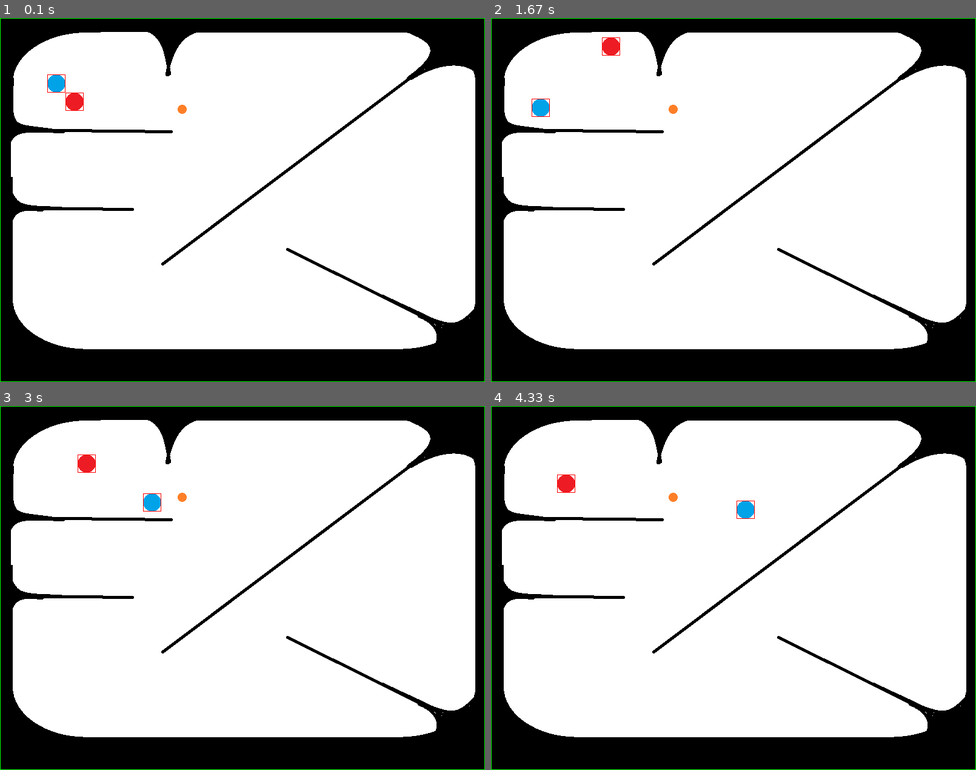
Above: before the commit, frames 1-4 (two rows, left to right).
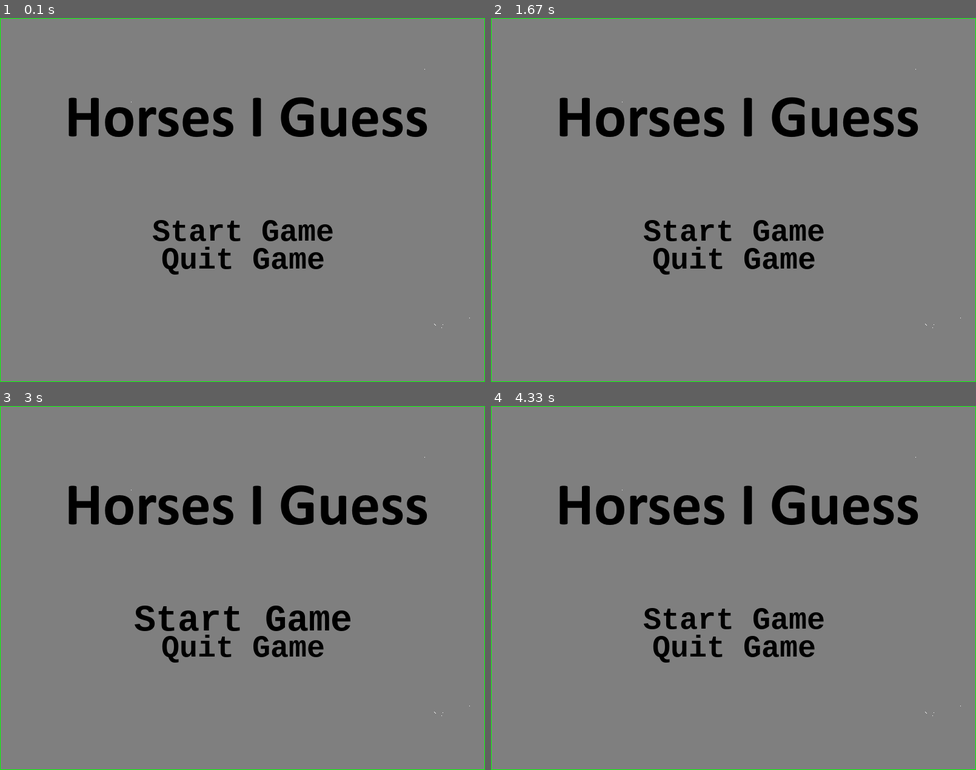
Above: after the commit, the same moments.

Repository: amabella-aguiluz/bellas-projects
Game: pygame game, started from python/pygame/hrt.py
Two runs of this game, one before a commit and one after it. Both use one fixed random seed, a clock stepped at 60 frames per second and the inputs below.
Inputs (mouse positions are in pixels of both pictures, inside the frame that each line leads up to):
- Up to frame 1 (0.1 s): no input
- Up to frame 2 (1.67 s): click (733, 229) at 0.38 s; press the mouse at (733, 261) at 0.7 s; move the mouse to (782, 207) at 0.8 s; release the mouse at (835, 152) at 0.93 s; click (733, 229) at 1.05 s; press the mouse at (733, 261) at 1.37 s; move the mouse to (641, 189) at 1.47 s; release the mouse at (549, 119) at 1.6 s
- Up to frame 3 (3 s): click (281, 609) at 2.72 s
- Up to frame 4 (4.33 s): press the mouse at (733, 617) at 3.03 s; move the mouse to (791, 566) at 3.13 s; release the mouse at (849, 518) at 3.27 s; press the mouse at (733, 617) at 3.87 s; move the mouse to (762, 617) at 3.97 s; release the mouse at (791, 620) at 4.1 s; press the mouse at (733, 617) at 4.2 s; move the mouse to (748, 551) at 4.3 s

The runs differ from the first frame. In frame 1, 99% of the frame differs, in the area x 0-100%, y 0-100%; in frame 2, 99%; in frame 3, 99%; in frame 4, 99%.

Commit message:
added a title screen must make "start game" button functional "quit game" button is working

Diff:
--- a/python/pygame/hrt.py
+++ b/python/pygame/hrt.py
@@ -1,21 +1,27 @@
 import pygame
-import os
 import random
 import math
-# global maze_rect
-# global maze_mask
-
-    ######## initializing game ########
-
+import pygame.freetype
+from pygame.sprite import Sprite
+from pygame.rect import Rect
+from enum import Enum
+
+######## initializing game ########
+pygame.init()
 SCREEN_WIDTH = 800
 SCREEN_HEIGHT = 600
-screen = pygame.display.set_mode((SCREEN_WIDTH, SCREEN_HEIGHT)) # set screen size (width, height)
-clock = pygame.time.Clock() # set fps
-velocity = 1.5 # speed of horse
-running = True # keep game loop running
-    #-- maze
-maze_image = pygame.image.load("assets/map_test.png").convert_alpha()  # convert for faster pixel access
+screen = pygame.display.set_mode((SCREEN_WIDTH, SCREEN_HEIGHT))  # set screen size (width, height)
+clock = pygame.time.Clock()  # set fps
+velocity = 1.5  # speed of horse
+running = True  # keep game loop running
+
+title_img = pygame.image.load("assets/title.png").convert_alpha()
+
+# -- maze
+maze_image = pygame.image.load("assets/map_test.png").convert_alpha()
 maze_rect = maze_image.get_rect()
+
+
 def create_wall_mask(surface):
     mask = pygame.Mask(surface.get_size())
     surface.lock()
@@ -27,47 +33,42 @@
     surface.unlock()
     return mask
 
+
 maze_mask = create_wall_mask(maze_image)
 
-# maze_mask.invert()
-    #-- maze
-    #-- velocity
+# -- velocity
 v_temp1 = random.choice([-1, 1]) * velocity
 v_temp2 = random.choice([-1, 1]) * velocity
-    #-- velocity
-    ######## initializing game ########
-
-
+######## initializing game ########
+
+
+# -- goal
 class Goal:
-
     def __init__(self, x, y, image_path):
-        self.x = x # x position of goal
-        self.y = y # x position of goal
-        self.image = pygame.image.load(image_path).convert_alpha() # load goal image
+        self.x = x
+        self.y = y
+        self.image = pygame.image.load(image_path).convert_alpha()
         self.g_mask = pygame.mask.from_surface(self.image)
-        self.rect = self.image.get_rect(center = (x, y))
+        self.rect = self.image.get_rect(center=(x, y))
+
     def draw(self, surface):
         surface.blit(self.image, self.rect)
 
-    #-- goal
-    #-- goal
-
-    # initialize horse object
+
+# -- horse
 class Horse:
     def __init__(self, name, x, y, image_path, velocity_x, velocity_y):
         self.name = name
-        self.x = x # starting x position
-        self.y = y # starting y position
-        self.velocity_x = velocity_x # velocity direction x
-        self.velocity_y = velocity_y # velocity direction y
-        self.image = pygame.image.load(image_path).convert_alpha() #load image
-        self.rect = self.image.get_rect(center =(x, y))
+        self.x = x
+        self.y = y
+        self.velocity_x = velocity_x
+        self.velocity_y = velocity_y
+        self.image = pygame.image.load(image_path).convert_alpha()
+        self.rect = self.image.get_rect(center=(x, y))
         self.h_mask = pygame.mask.from_surface(self.image)
 
-
-    def draw(self, surface): # display self
+    def draw(self, surface):
         surface.blit(self.image, self.rect)
-
 
     def move(self, maze_rect, maze_mask):
         steps = int(max(abs(self.velocity_x), abs(self.velocity_y)) * 2) + 1
@@ -83,160 +84,168 @@
             collision = maze_mask.overlap(self.h_mask, offset)
 
             if collision:
-                # Generate a new random angle (in radians)
+                # bounce in new random direction
                 angle = random.uniform(0, 2 * math.pi)
-
-                # Keep the same speed magnitude
                 speed = math.hypot(self.velocity_x, self.velocity_y)
-
-                # New direction
                 self.velocity_x = math.cos(angle) * speed
                 self.velocity_y = math.sin(angle) * speed
-
-                # Move slightly in the new direction to avoid getting stuck
                 self.x += self.velocity_x
                 self.y += self.velocity_y
                 self.rect.center = (self.x, self.y)
-                break  # Stop after bounce
-
-
-        # Clamp to screen bounds
+                break
+
+        # clamp to screen
         self.x = max(0, min(self.x, SCREEN_WIDTH))
         self.y = max(0, min(self.y, SCREEN_HEIGHT))
         self.rect.center = (self.x, self.y)
 
     def bounce_velocity(self):
         angle = math.atan2(self.velocity_y, self.velocity_x)
-        deviation = random.uniform(-math.pi / 3, math.pi / 3)  # ±60 degrees
-        new_angle = angle + math.pi + deviation  # Reverse + random
-
+        deviation = random.uniform(-math.pi / 3, math.pi / 3)  # ±60°
+        new_angle = angle + math.pi + deviation
         speed = math.hypot(self.velocity_x, self.velocity_y)
         self.velocity_x = math.cos(new_angle) * speed
         self.velocity_y = math.sin(new_angle) * speed
 
-
-
     def check_maze_collision(self, maze_rect, maze_mask):
         offset = (int(self.rect.left - maze_rect.left), int(self.rect.top - maze_rect.top))
         return self.h_mask.overlap(maze_mask, offset)
 
-
-
-
     def bounce_off_walls(self, maze_rect, maze_mask):
-        # Randomize bounce direction (±60°)
         angle = math.atan2(self.velocity_y, self.velocity_x)
-        deviation = random.uniform(-math.pi / 3, math.pi / 3)  # ±60 degrees
-        new_angle = angle + math.pi + deviation  # Reflect + randomize
-
-        # Keep the original speed
+        deviation = random.uniform(-math.pi / 3, math.pi / 3)
+        new_angle = angle + math.pi + deviation
         speed = math.hypot(self.velocity_x, self.velocity_y)
         self.velocity_x = math.cos(new_angle) * speed
         self.velocity_y = math.sin(new_angle) * speed
 
-        # Try to move slightly away from the wall
         for _ in range(10):
             self.x += self.velocity_x
             self.y += self.velocity_y
             self.x = max(0, min(self.x, SCREEN_WIDTH))
             self.y = max(0, min(self.y, SCREEN_HEIGHT))
             self.rect.center = (self.x, self.y)
-
             if not self.check_maze_collision(maze_rect, maze_mask):
-                break  # Exit loop if out of wall
+                break
 
     def check_other_collision(self, other):
         offset = (int(self.rect.left - other.rect.left), int(self.rect.top - other.rect.top))
         return self.h_mask.overlap(other.h_mask, offset)
 
     def bounce_off_other(self, other):
-        # Randomize bounce direction (±60°)
         angle = math.atan2(self.velocity_y, self.velocity_x)
-        deviation = random.uniform(-math.pi / 3, math.pi / 3)  # ±60 degrees
-        new_angle = angle + math.pi + deviation  # Reflect + randomize
-
-        # Keep the original speed
+        deviation = random.uniform(-math.pi / 3, math.pi / 3)
+        new_angle = angle + math.pi + deviation
         speed = math.hypot(self.velocity_x, self.velocity_y)
         self.velocity_x = math.cos(new_angle) * speed
         self.velocity_y = math.sin(new_angle) * speed
 
-        # Try to move slightly away from the wall
         for _ in range(10):
             self.x += self.velocity_x
             self.y += self.velocity_y
             self.x = max(0, min(self.x, SCREEN_WIDTH))
             self.y = max(0, min(self.y, SCREEN_HEIGHT))
             self.rect.center = (self.x, self.y)
-
             if not self.check_other_collision(other):
-                break  # Exit loop if out of wall
-
-
-    # initialize horse object
-
-def calculate_movement(horse): # horse's movement
-    old_x = horse.rect.left  # old horse x position
-    old_y = horse.rect.top  # old horse y position
-    new_x = old_x + horse.velocity_x  # next horse x position
-    new_y = old_y + horse.velocity_y  # next horse y position
-    change_x = new_x - old_x  # horse x movement
-    change_y = new_y - old_y  # horse y movement
-    offset = (int(horse.rect.left), int(horse.rect.top)) # offset of horse
-    move_offset = (0 - (int(horse.rect.left)), 0 - int(horse.rect.top)) # offset of map vs horse
-    return change_x, change_y, new_x, new_y, offset, move_offset
-
-
-def calculate_goal_offset(horse, goal): # calculate goal's location
-    goal_x = int(goal.x - goal.rect.left)  # goal's x coord
-    goal_y = int(goal.y - goal.rect.top)  # goal's y coord
-    return goal_x, goal_y
-
-def goal_reach(horse, goal):
-    goal_ofs = (goal.rect.left - horse.rect.left, goal.rect.top - horse.rect.top)
-    g_overlap = horse.h_mask.overlap(goal.g_mask, goal_ofs)
-    if g_overlap is not None:
-        print(f"{horse.name} reached the goal!")
-
-
-    ######## create horses  ########
+                break
+
+
+# -- create horses
 horses = [
-    Horse("Horse 1", 100, 100, "assets/horse_1.png", v_temp1, v_temp2), # <-- place horse
-    Horse("Horse 2", 130, 130, "assets/horse_2.png", v_temp1, v_temp2) # <-- place horse
+    Horse("Horse 1", 100, 100, "assets/horse_1.png", v_temp1, v_temp2),
+    Horse("Horse 2", 130, 130, "assets/horse_2.png", v_temp1, v_temp2),
 ]
-    ######## create horses  ########
-
-#create goal#
+
+# -- colors
+black = (0, 0, 0)
+grey = (127, 127, 127)
+white = (255, 255, 255)
+
+
+def create_surface_with_text(text, font_size, text_rgb):
+    font = pygame.freetype.SysFont("Courier", font_size, bold=True)
+    surface, _ = font.render(text=text, fgcolor=text_rgb)
+    return surface.convert_alpha()
+
+
+class UIElement(Sprite):
+    def __init__(self, center_position, text, font_size, text_rgb, action=None):
+        self.mouse_over = False
+        self.action = action
+
+        default_image = create_surface_with_text(text, font_size, text_rgb)
+        highlighted_image = create_surface_with_text(text, int(font_size * 1.2), text_rgb)
+
+        self.images = [default_image, highlighted_image]
+        self.rects = [
+            default_image.get_rect(center=center_position),
+            highlighted_image.get_rect(center=center_position),
+        ]
+        super().__init__()
+
+    @property
+    def image(self):
+        return self.images[1] if self.mouse_over else self.images[0]
+
+    @property
+    def rect(self):
+        return self.rects[1] if self.mouse_over else self.rects[0]
+
+    def update(self, mouse_pos, mouse_up):
+        if self.rect.collidepoint(mouse_pos):
+            self.mouse_over = True
+            if mouse_up:
+                return self.action
+        else:
+            self.mouse_over = False
+
+    def draw(self, surface):
+        surface.blit(self.image, self.rect)
+
+
+class GameState(Enum):
+    QUIT = -1
+    TITLE = 0
+    NEWGAME = 1
+
+
+# -- buttons
+startg = UIElement((400, 350), "Start Game", 50, black, action=GameState.NEWGAME)
+quitg = UIElement((400, 400), "Quit Game", 50, black, action=GameState.QUIT)
+exitg = UIElement((400, 400), "Exit Game", 50, black, action=GameState.QUIT)
+
+# -- goal
 goal1 = Goal(300, 150, "assets/goal.png")
-#create goal#
-
-    ######## gui open ########
+
+
+# -- title screen
+def title(mouse_up):
+    screen.blit(title_img, (0, 0))
+
+    startg.update(pygame.mouse.get_pos(), mouse_up)
+    startg.draw(screen)
+
+    quitg.update(pygame.mouse.get_pos(), mouse_up)
+    quitg.draw(screen)
+
+    pygame.display.flip()
+
+
+# -- main loop
 while running:
-    clock.tick(60) # <-- set fps 60
-
-# for loop through the event queue
+    clock.tick(60)
+    mouse_up = False
+
     for event in pygame.event.get():
-        if event.type == pygame.QUIT:  #<-- Check for QUIT event
-            running = False
-
-    for horse in horses:
-        horse.move(maze_rect, maze_mask)
-        goal_reach(horse, goal1)
-
-    for i, horse in enumerate(horses):
-        for other in horses[i + 1:]:  # Avoid duplicate checks
-            if horse.rect.colliderect(other.rect):
-                horse.bounce_off_other(other)
-                other.bounce_off_other(horse)  # Optional: bounce both ways
-
-
-    screen.blit(maze_image, (0, 0))  # <-- draw maze map
-    for horse in horses:
-        horse.draw(screen)
-        pygame.draw.rect(screen, (255, 0, 0), horse.rect, 1)  # red box around horse
-        goal1.draw(screen) # <- draw goal
-
-
-    pygame.draw.rect(screen, (0, 255, 0), maze_rect, 1)  # green box around maze
-
-    pygame.display.flip()  # <-- refresh screen
-    ######## gui open ########
+        if event.type == pygame.MOUSEBUTTONUP and event.button == 1:
+            mouse_up = True
+
+    ui_action = quitg.update(pygame.mouse.get_pos(), mouse_up)
+    if ui_action is not None:
+        break
+
+    quitg.draw(screen)
+    title(mouse_up)
+
+    pygame.draw.rect(screen, (0, 255, 0), maze_rect, 1)
+    pygame.display.flip()
Binary file added: python/pygame/assets/title.png
Not shown, added: python/pygame/title
